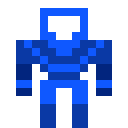
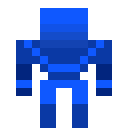
Revision of a layered 128×128 image; what changed, layer by layer:
added layer "Colored Facing up" above "L Hand out" over [40, 16, 88, 56]
hid "Colored Normal", painted on it over [40, 16, 88, 56]
added group "Layer Group" with 4 layers over [40, 16, 88, 56]
hid "Background", moved it into group "Layer Group" over [40, 16, 88, 56]
